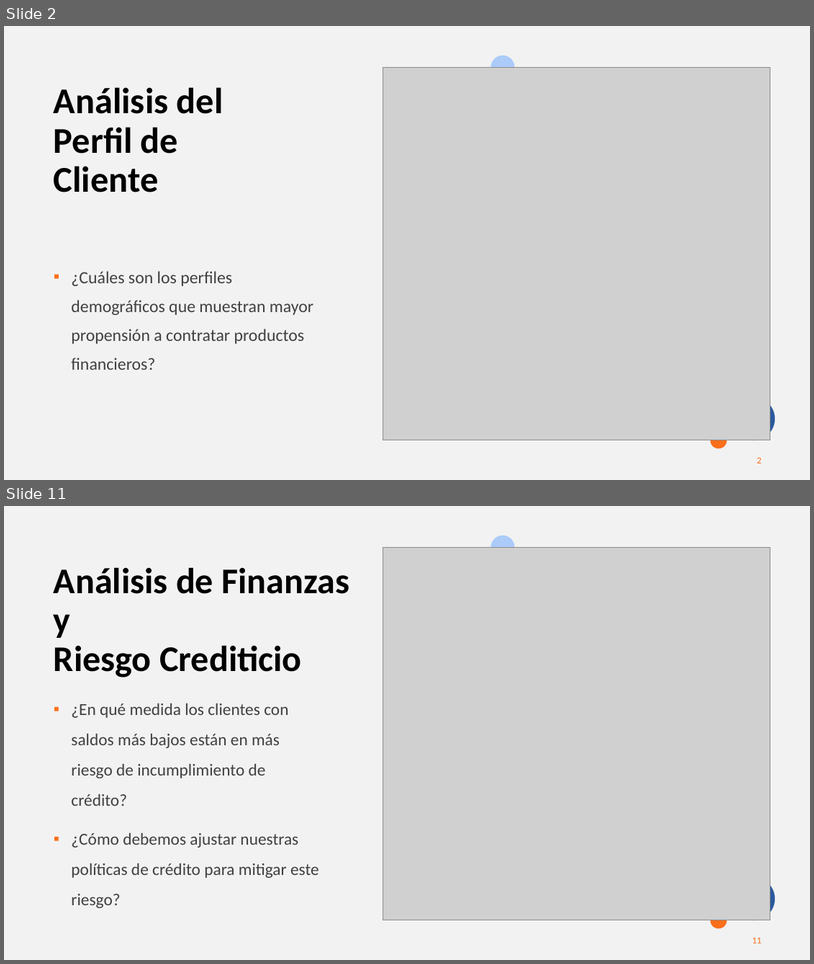
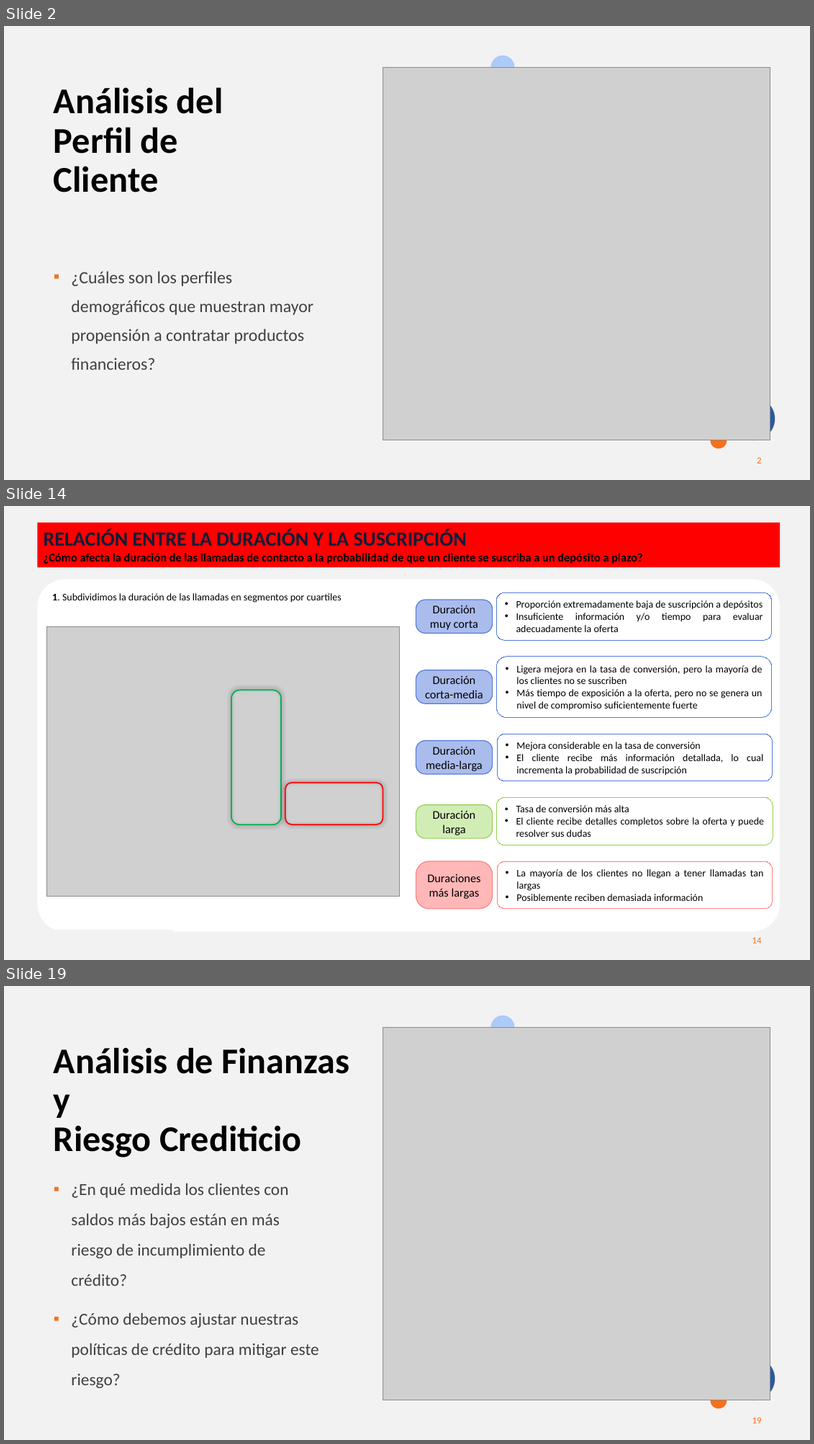
Before and after one commit to MarinaTorba/PersonalDataProrjects, a slide deck: Equip_B/results/D1_presentacion_Cliente.pptx. Shown one above the other, each under a label of ours: slides 2 and 11 before the commit, slides 2, 14 and 19 after it; the slides between them are not shown. The pictures are 814x964 and 814x1444 pixels, drawn with LibreOffice and Linux fonts; fonts in the diff are those of the drawing; grey boxes stand for pictures. Boxes give left, top, right and bottom in pixels: in the first picture for what was removed or moved away, otherwise in the second. Text is boxed around its words. In the diff, an @@ line names an element or a change of style, - is before the commit and + after.

Commit message:
presantecion cliente

```diff
--- a/Equip_B/results/D1_presentacion_Cliente.pptx
+++ b/Equip_B/results/D1_presentacion_Cliente.pptx
@@ slide 14 added at (4, 506, 810, 960), background #F2F2F2; not listed: 1 template element that a slide beside it also shows @@
@@ rectangle added at (37, 523, 780, 567), fill #FF0000, 14 pt, text #000000, bold @@
+RELACIÓN ENTRE LA DURACIÓN Y LA SUSCRIPCIÓN
+¿Cómo afecta la duración de las llamadas de contacto a la probabilidad de que un cliente se suscriba a un depósito a plazo?
@@ rounded rectangle added at (37, 579, 780, 932), fill #FFFFFF @@
@@ text added at (52, 593, 342, 602), 12 pt, text #000000 @@
+1. Subdividimos la duración de las llamadas en segmentos por cuartiles
@@ rounded rectangle added at (416, 600, 492, 633), fill #AABCEC, outline #557ADA 1 pt, 14 pt, text #000000 @@
+Duración muy corta
@@ rounded rectangle added at (497, 592, 772, 640), outline #557ADA 0.75 pt dashed, 12 pt, text #000000 @@
+• Proporción extremadamente baja de suscripción a depósitos
+• Insuficiente información y/o tiempo para evaluar adecuadamente la oferta
@@ picture added at (46, 626, 399, 896) @@
@@ rounded rectangle added at (497, 656, 772, 718), outline #557ADA 0.75 pt dashed, 12 pt, text #000000 @@
+• Ligera mejora en la tasa de conversión, pero la mayoría de los clientes no se suscriben
+• Más tiempo de exposición a la oferta, pero no se genera un nivel de compromiso suficientemente fuerte
@@ rounded rectangle added at (416, 670, 492, 703), fill #AABCEC, outline #557ADA 1 pt, 14 pt, text #000000 @@
+Duración corta-media
@@ rounded rectangle added at (232, 690, 281, 824), outline #00B050 1.5 pt @@
@@ rounded rectangle added at (416, 741, 492, 774), fill #AABCEC, outline #557ADA 1 pt, 14 pt, text #000000 @@
+Duración media-larga
@@ rounded rectangle added at (498, 734, 773, 780), outline #557ADA 0.75 pt dashed, 12 pt, text #000000 @@
+• Mejora considerable en la tasa de conversión
+• El cliente recibe más información detallada, lo cual incrementa la probabilidad de suscripción
@@ rounded rectangle added at (286, 782, 383, 825), outline #FF0000 1.5 pt @@
@@ rounded rectangle added at (416, 805, 492, 838), fill #D2ECB6, outline #92D050 1 pt, 14 pt, text #000000 @@
+Duración larga
@@ rounded rectangle added at (497, 798, 774, 845), outline #92D050 0.75 pt dashed, 12 pt, text #000000 @@
+• Tasa de conversión más alta
+• El cliente recibe detalles completos sobre la oferta y puede resolver sus dudas
@@ rounded rectangle added at (416, 861, 492, 908), fill #FFB7B7, outline #FF8181 1 pt, 14 pt, text #000000 @@
+Duraciones más largas
@@ rounded rectangle added at (498, 861, 773, 908), outline #FF8181 0.75 pt dashed, 12 pt, text #000000 @@
+• La mayoría de los clientes no llegan a tener llamadas tan largas
+• Posiblemente reciben demasiada información
@@ rectangle added at (4, 929, 173, 960), fill #F2F2F2 @@
@@ what was slide 11 is now slide 19 @@
@@ page number at (753, 1417, 762, 1423): text changed @@
-11
+19
```
Also in this commit, not shown: 10 slides changed, 11 other slides added, 3 slides removed.
